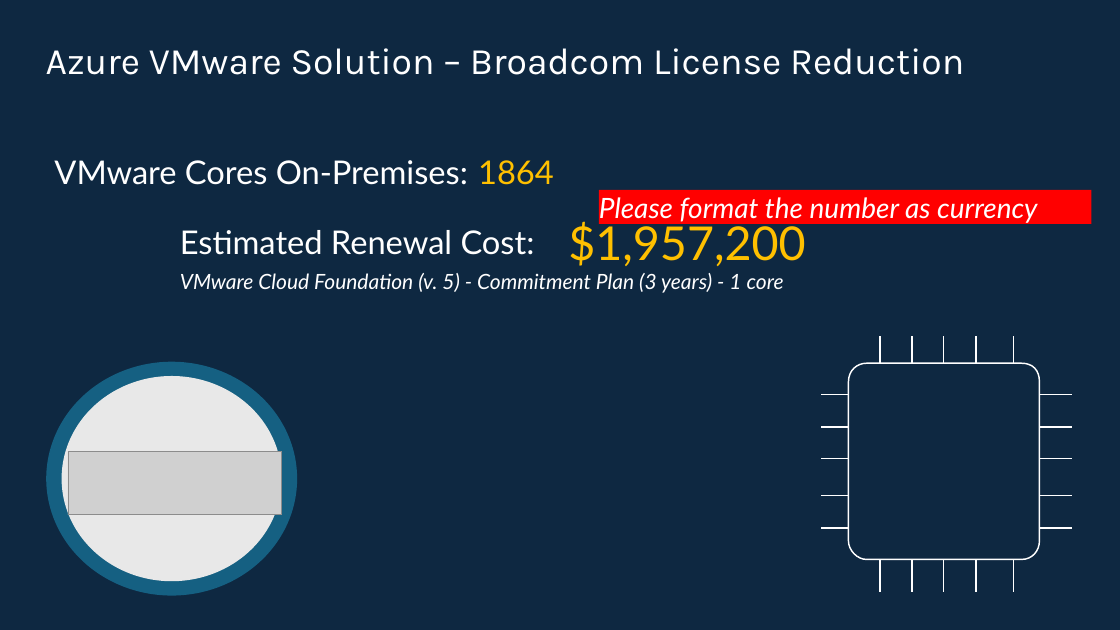
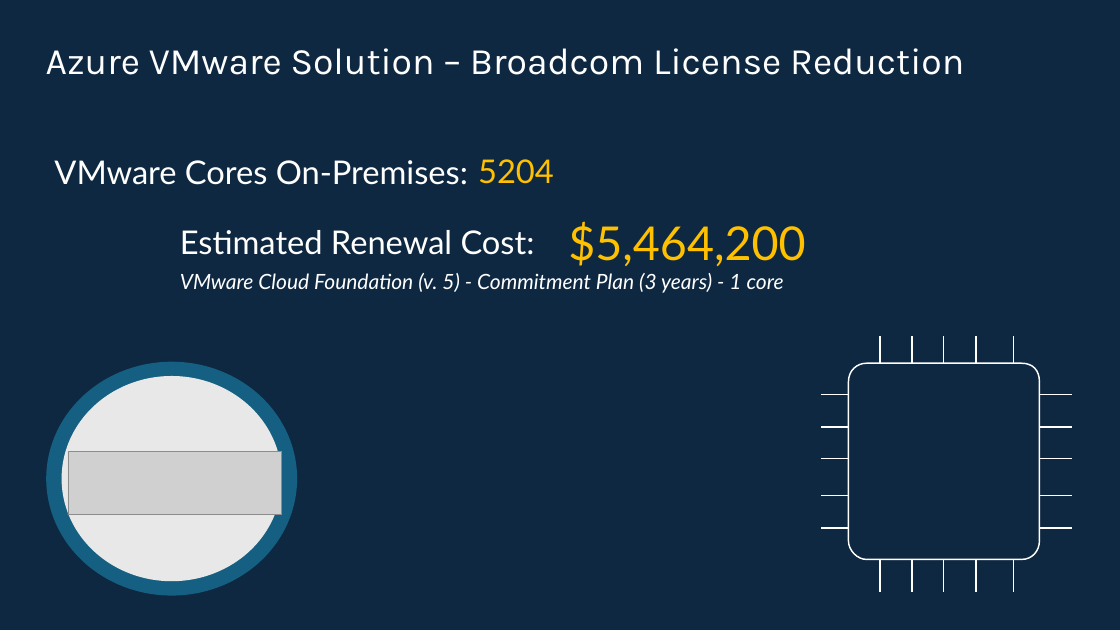
Before and after one commit to Trevor-Davis/Azure-VMware-Solution, a slide deck: slide 9 of AVS-Sizer/dev/AVSDemandGen.pptm. Drawn at 1120x630 pixels with LibreOffice and Linux fonts; fonts in the diff are those of the drawing; grey boxes stand for pictures. Boxes give left, top, right and bottom in pixels: in the first picture for what was removed or moved away, otherwise in the second. Text is boxed around its words. In the diff, an @@ line names an element or a change of style, - is before the commit and + after.

```diff
--- a/AVS-Sizer/dev/AVSDemandGen.pptm
+++ b/AVS-Sizer/dev/AVSDemandGen.pptm
@@ text at [478,159,554,184]: text changed @@
-1864
+5204
@@ rectangle removed at [599,190,1091,223] @@
-Please format the number as currency
@@ text at [568,221,806,266]: text changed @@
-$1,957,200
+$5,464,200
```
Also in this commit, not shown: 8 other slides changed, 19 other files.
